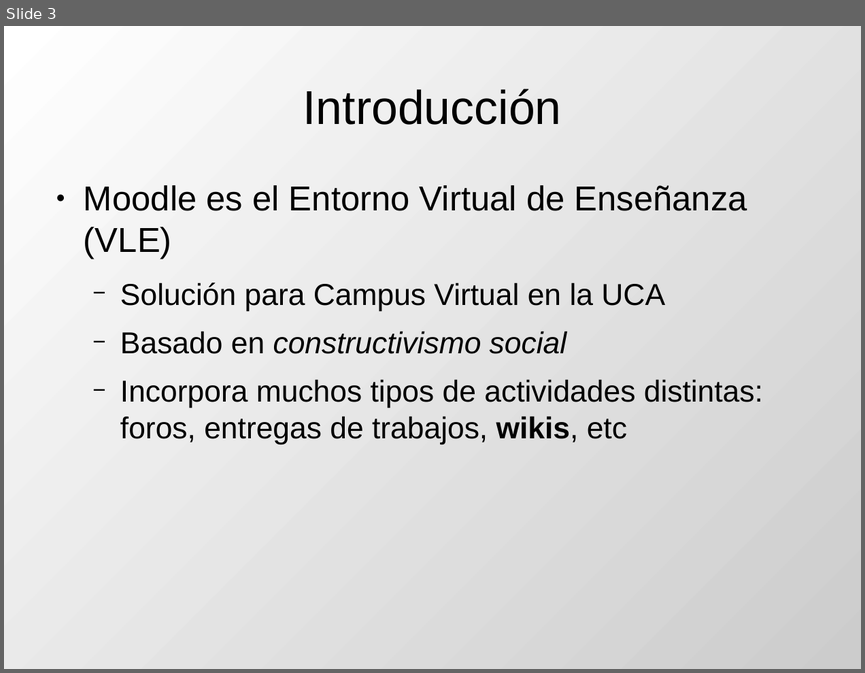
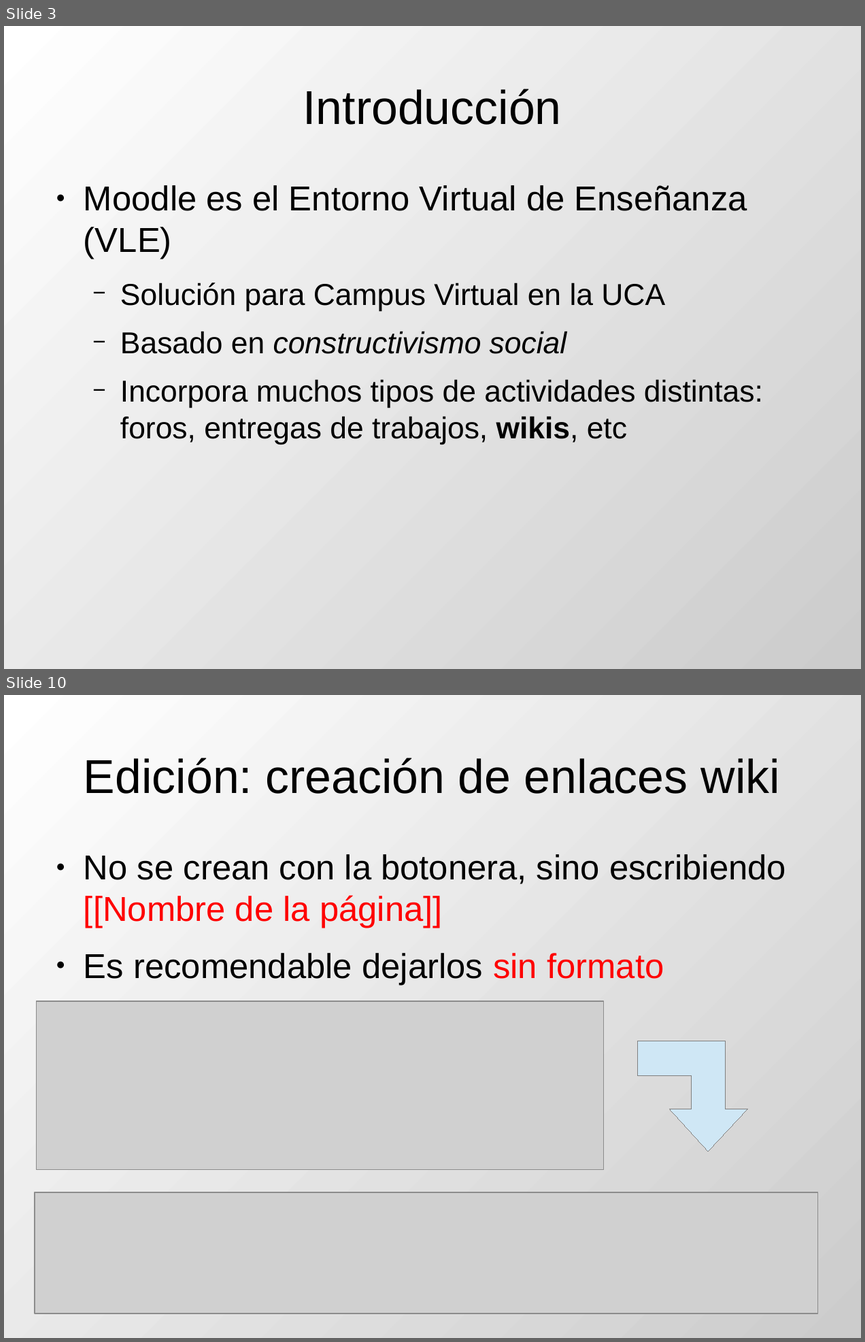
Before and after one commit to DrPantera/wikis4education, a slide deck: uca-2013_07/tema-3-WikisEnMoodle.odp. Shown one above the other, each under a label of ours: slide 3 before the commit, slides 3 and 10 after it; the slides between them are not shown. The pictures are 865x673 and 865x1342 pixels, drawn with LibreOffice and Linux fonts; fonts in the diff are those of the drawing; grey boxes stand for pictures. Boxes give left, top, right and bottom in pixels: in the first picture for what was removed or moved away, otherwise in the second. Text is boxed around its words. In the diff, an @@ line names an element or a change of style, - is before the commit and + after.

```diff
--- a/uca-2013_07/tema-3-WikisEnMoodle.odp
+++ b/uca-2013_07/tema-3-WikisEnMoodle.odp
@@ slide 10 added at box(4, 695, 861, 1338), background gradient #FFFFFF to #CCCCCC @@
@@ title added at box(84, 758, 780, 794), 44 pt, text #000000 @@
+Edición: creación de enlaces wiki
@@ text added at box(84, 854, 786, 985), 32 pt, text #000000 @@
+● No se crean con la botonera, sino escribiendo [[Nombre de la página]]
+● Es recomendable dejarlos sin formato
@@ picture added at box(36, 1001, 604, 1170) @@
@@ freeform shape added at box(638, 1041, 748, 1151), fill #CFE7F5, outline #808080 0 pt @@
@@ picture added at box(35, 1193, 818, 1314) @@
```
Also in this commit, not shown: 3 slides changed, 16 other slides added, 3 slides removed.
